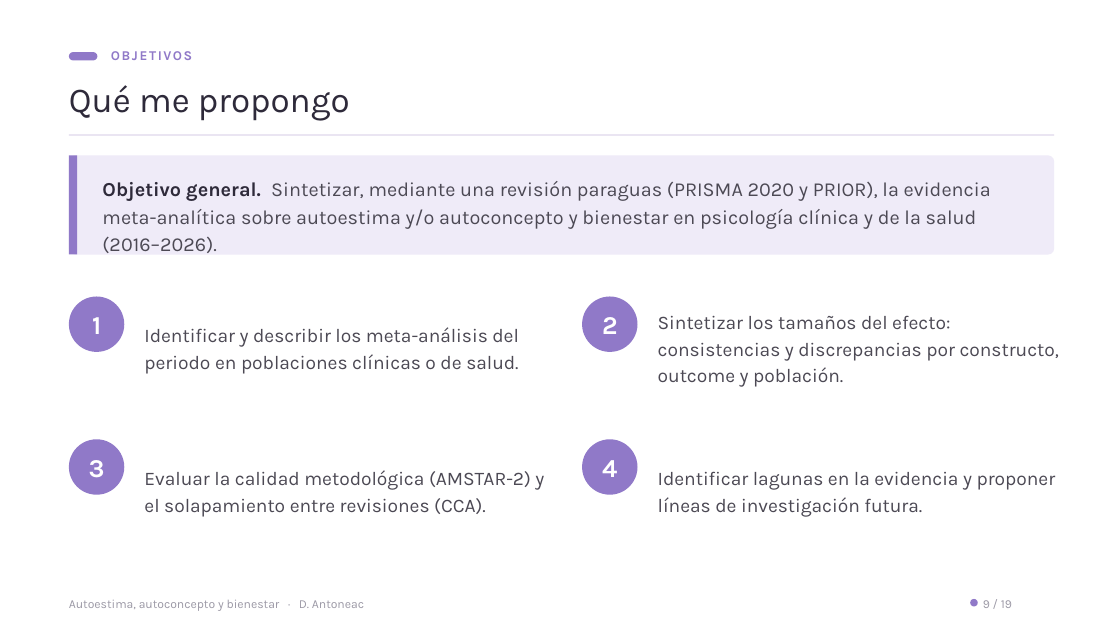
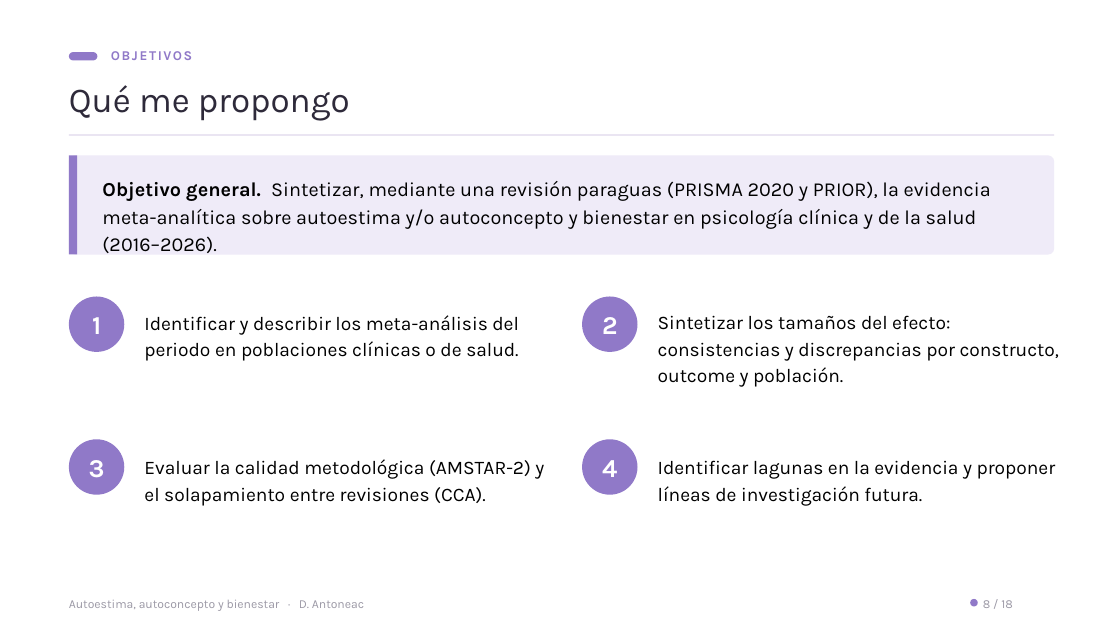
Before and after one commit to denisaantoneac23-dotcom/tfm-presentacion, a slide deck: slide 7 of TFM_Presentacion_Denisa_Antoneac_v13.pptx. Drawn at 1120x630 pixels with LibreOffice and Linux fonts; fonts in the diff are those of the drawing. Boxes give left, top, right and bottom in pixels: in the first picture for what was removed or moved away, otherwise in the second. Text is boxed around its words. In the diff, an @@ line names an element or a change of style, - is before the commit and + after.

```diff
--- a/TFM_Presentacion_Denisa_Antoneac_v13.pptx
+++ b/TFM_Presentacion_Denisa_Antoneac_v13.pptx
@@ text "Objetivo general. Sintetizar, mediante una ..." at (102, 181, 991, 253): text colour #2E2A3A to #000000 in "Objetivo general."; text colour #4C4954 to #000000 @@
@@ text colour #4C4954 to #000000 in 4 elements at (658, 315, 1059, 387), (144, 459, 544, 506), (658, 460, 1056, 506), (144, 315, 519, 361) @@
@@ 3 texts: place and size @@
-3 texts at (144, 327, 1056, 517)
+3 texts at (144, 315, 1056, 506)
@@ text at (983, 600, 1013, 608): text changed @@
-9 / 19
+8 / 18
```
Also in this commit, not shown: 15 other slides changed, 1 slide removed.
